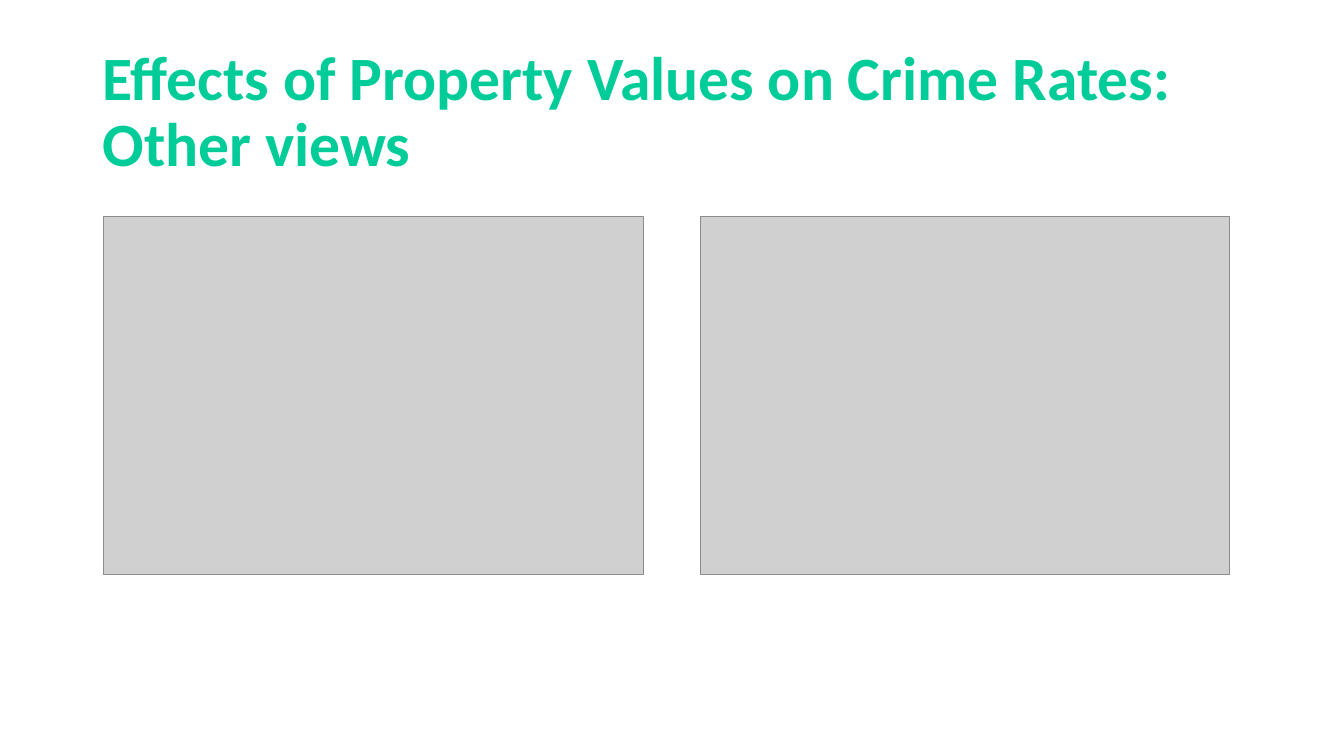
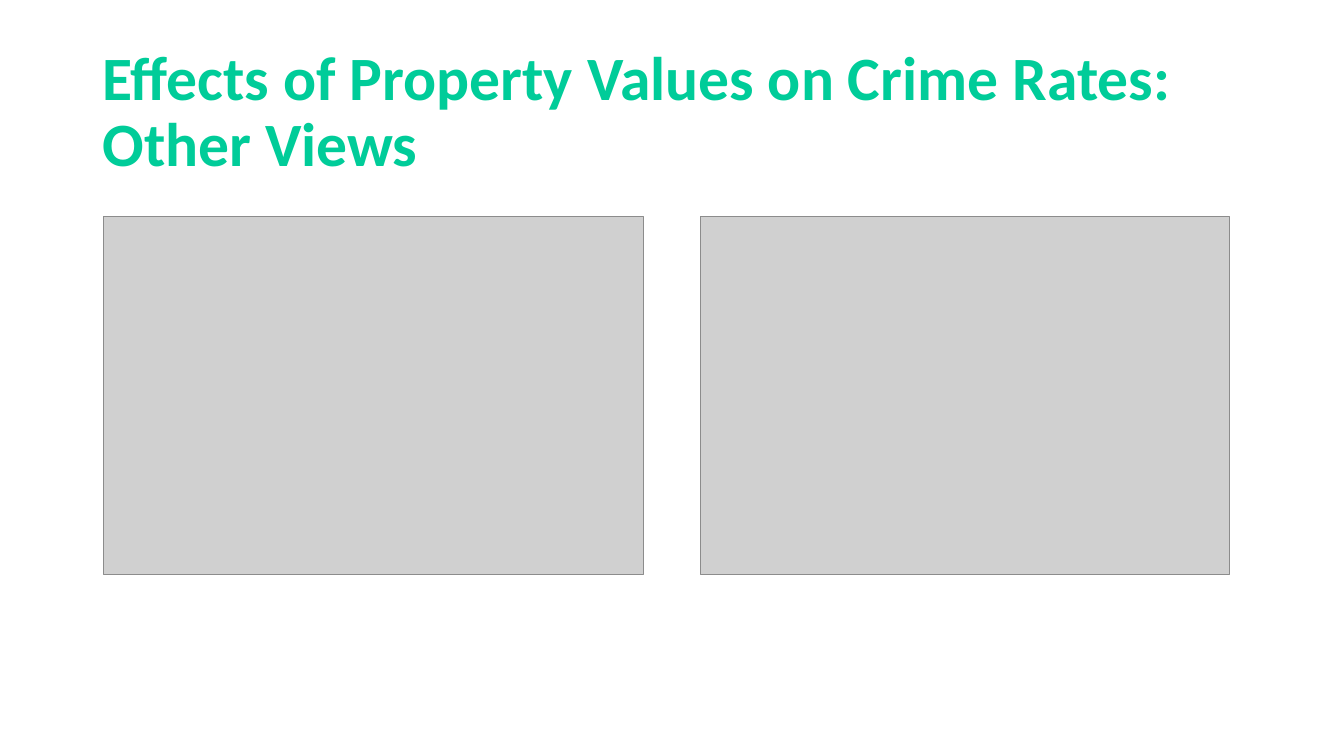
Before and after one commit to frederikdebruyker/Los-Angeles-Crime-Statistics, a slide deck: slide 12 of Presentation Project1 - Los Angeles Crime Statistics.pptx. Drawn at 1344x756 pixels with LibreOffice and Linux fonts; fonts in the diff are those of the drawing; grey boxes stand for pictures. Boxes give left, top, right and bottom in pixels: in the first picture for what was removed or moved away, otherwise in the second. Text is boxed around its words. In the diff, an @@ line names an element or a change of style, - is before the commit and + after.

Commit message:
ppt update

```diff
--- a/Presentation Project1 - Los Angeles Crime Statistics.pptx
+++ b/Presentation Project1 - Los Angeles Crime Statistics.pptx
@@ title at (x1=102, y1=56, x2=1170, y2=167): text changed @@
-Effects of Property Values on Crime Rates:
-Other views
+Effects of Property Values on Crime Rates:
+Other Views
```
Also in this commit, not shown: 3 other slides changed.
